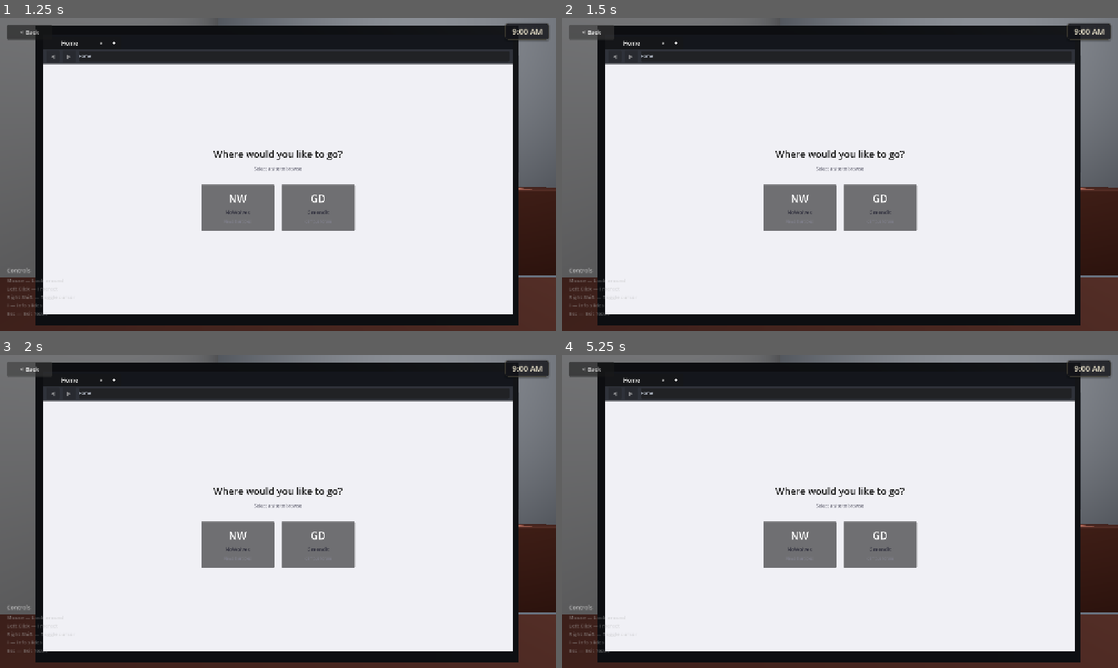
Above: before the commit, frames 1-4 (two rows, left to right).
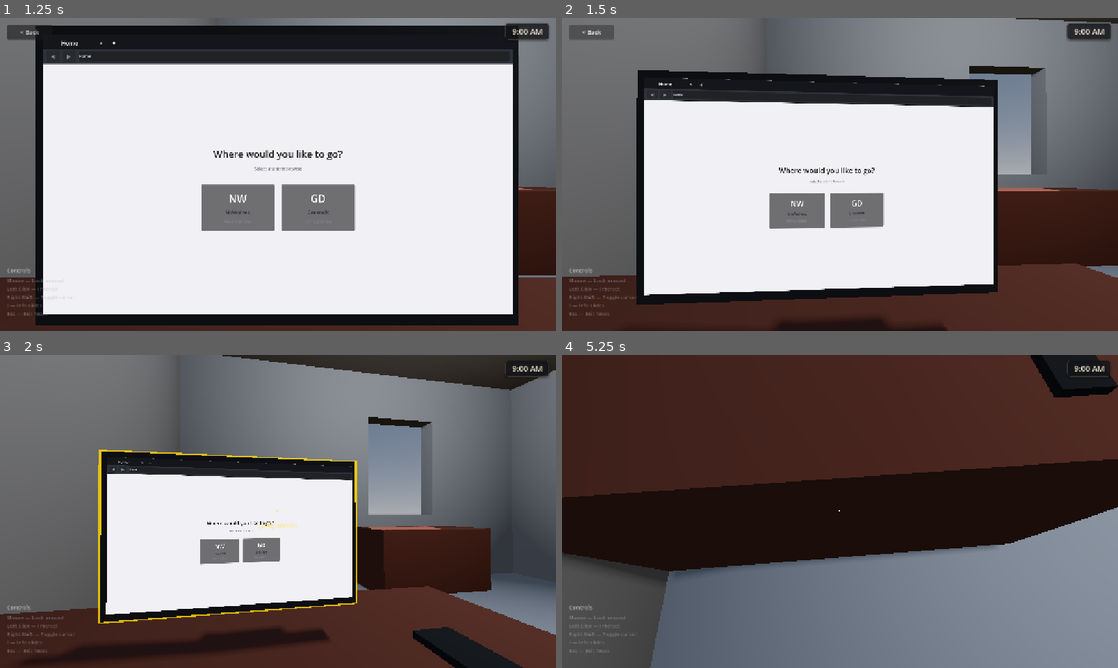
Above: after the commit, the same moments.

Repository: nickcyran/werewolf-on-campus
Game: Godot game, scene res://room/room.tscn
Two runs of this game, one before a commit and one after it. Both use one fixed random seed, a clock stepped at 60 frames per second and the inputs below.
Inputs (mouse positions are in pixels of both pictures, inside the frame that each line leads up to):
- Up to frame 1 (1.25 s): tap Enter at 0.5 s; move the mouse to (305, 174) at 0.52 s; press the mouse at (305, 174) at 0.53 s
- Up to frame 2 (1.5 s): release the mouse at (867, 174) at 1.25 s; click "< Back" at 1.25 s
- Up to frame 3 (2 s): no input
- Up to frame 4 (5.25 s): move the mouse to (728, 527) at 2.02 s; tap I (toggle_info) at 2.1 s; click (867, 627) at 2.75 s, where only the run after the commit has a clickable "Next ▶"; click (867, 627) at 3.5 s, where only the run after the commit has a clickable "Next ▶"; click (1051, 392) at 4.25 s, where only the run after the commit has a clickable "✕"; tap Space at 5 s; move the mouse to (895, 442) at 5.02 s; hold Shift (toggle_mouse) from 5.03 s (still down)

Frame 1 is identical in both runs. In frame 2, 49% of the frame differs, in the area x 0-100%, y 0-100%; in frame 3, 71%; in frame 4, 97%.

Commit message:
fixed back button

Diff:
--- a/interaction/focus_system.gd
+++ b/interaction/focus_system.gd
@@ -29,15 +29,15 @@
 	if GameManager.state != GameManager.State.FOCUSED:
 		return
 
-	get_viewport().set_input_as_handled()
-
 	if is_animating:
 		return
 
 	if event.is_action_pressed("exit_focus"):
+		get_viewport().set_input_as_handled()
 		unfocus()
 	elif target and target.embedded_viewport:
-		_forward_input(event)
+		if _forward_input(event):
+			get_viewport().set_input_as_handled()
 
 
 func _on_focus_requested(node: Node3D) -> void:
@@ -100,13 +100,13 @@
 	, CONNECT_ONE_SHOT)
 
 
-func _forward_input(event: InputEvent) -> void:
+func _forward_input(event: InputEvent) -> bool:
 	var vp := target.embedded_viewport
 
 	# Any non-mouse events forwarded
 	if !(event is InputEventMouse):
 		vp.push_input(event)
-		return
+		return true
 
 	# Recalculate rect + scale only when the target changes
 	if _rect_dirty:
@@ -114,6 +114,19 @@
 		_cached_vp_size = Vector2(vp.size)
 		_cached_scale = _cached_vp_size / _cached_rect.size
 		_rect_dirty = false
+
+	# Ignore mouse input outside the embedded screen. Without this, clamping maps
+	# out-of-bounds cursor positions to the viewport edge (often top-left), causing
+	# false hover states like the first browser tab appearing hovered.
+	if !_cached_rect.has_point(event.position):
+		if event is InputEventMouseMotion:
+			var exit_event := (event as InputEventMouseMotion).duplicate()
+			exit_event.position = Vector2(-1, -1)
+			exit_event.global_position = exit_event.position
+			exit_event.relative = Vector2.ZERO
+			exit_event.velocity = Vector2.ZERO
+			vp.push_input(exit_event)
+		return false
 
 	var mouse_event := (event as InputEventMouse).duplicate()
 
@@ -127,6 +140,7 @@
 		mouse_event.velocity *= _cached_scale
 
 	vp.push_input(mouse_event)
+	return true
 
 
 func _compute_screen_rect() -> Rect2:
